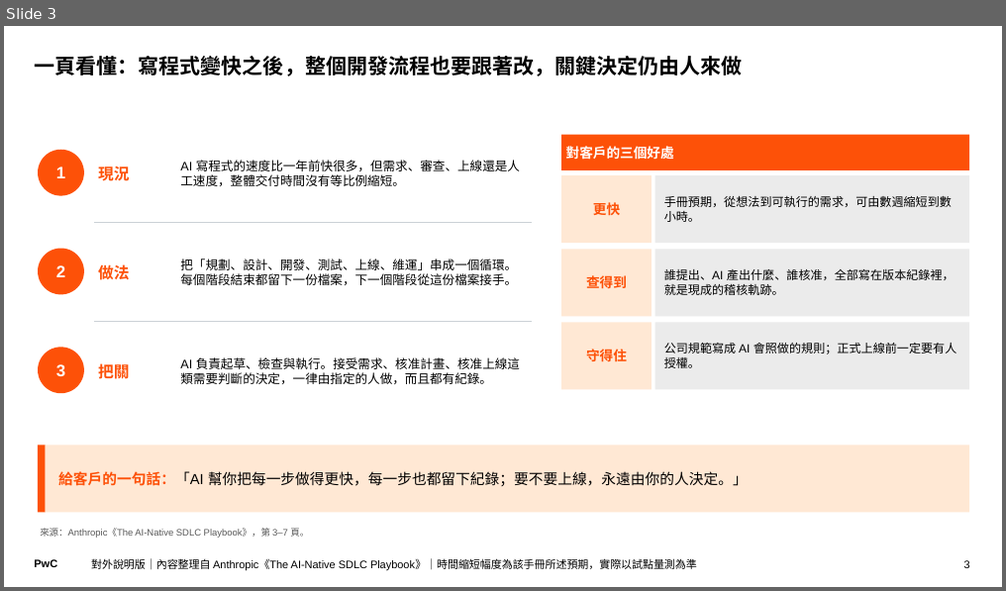
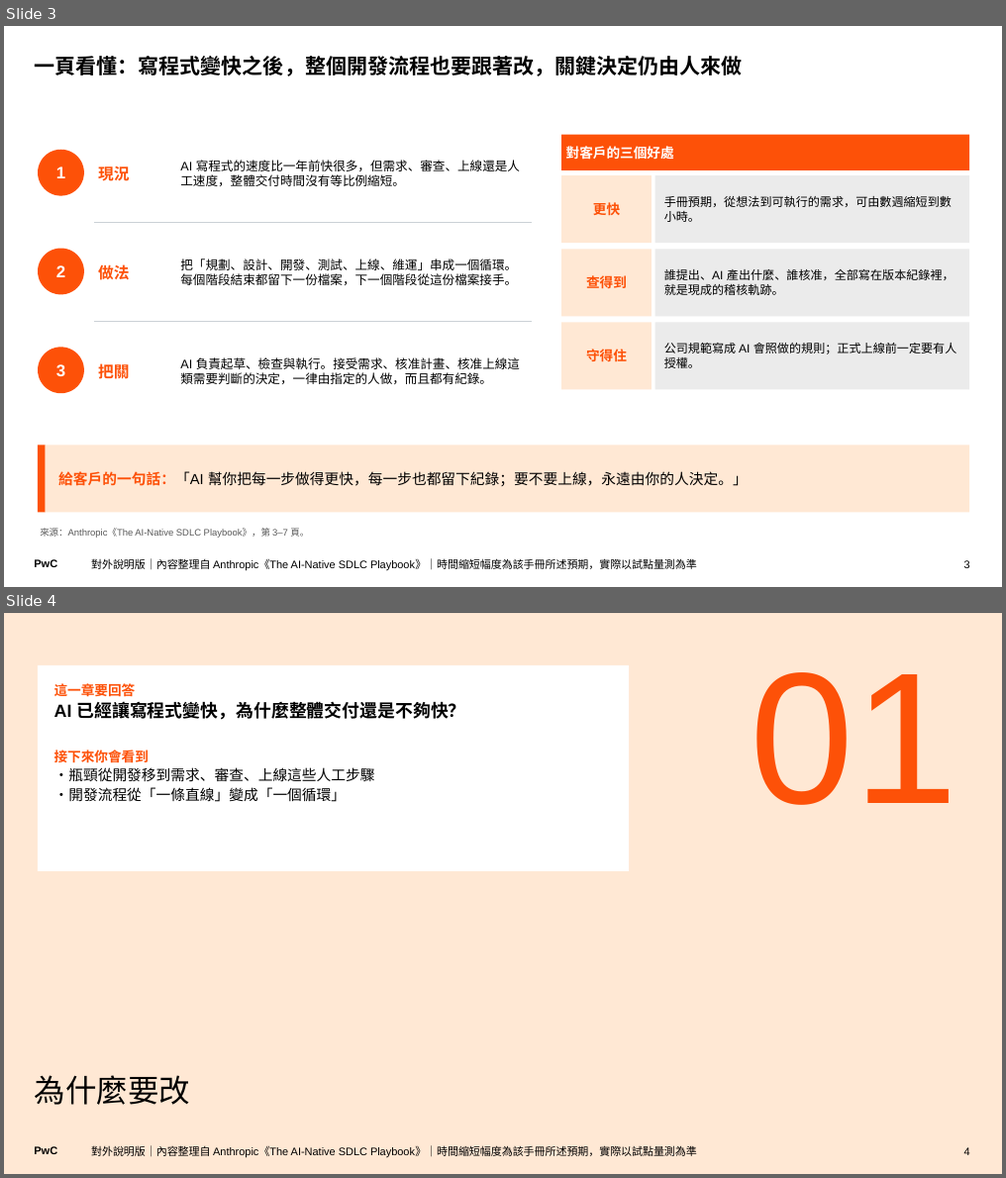
Before and after one commit to Robshao/PwC_FSC1, a slide deck: research/ai-native-sdlc/AI原生SDLC_白話說明.pptx. Shown one above the other, each under a label of ours: slide 3 before the commit, slides 3 and 4 after it. The pictures are 1006x591 and 1006x1178 pixels, drawn with LibreOffice and Linux fonts; fonts in the diff are those of the drawing. Boxes give left, top, right and bottom in pixels: in the first picture for what was removed or moved away, otherwise in the second. Text is boxed around its words. In the diff, an @@ line names an element or a change of style, - is before the commit and + after.

```diff
--- a/research/ai-native-sdlc/AI原生SDLC_白話說明.pptx
+++ b/research/ai-native-sdlc/AI原生SDLC_白話說明.pptx
@@ slide 4 added at [4,613,1002,1174], background #FFE8D4; not listed: 1 template element that a slide beside it also shows @@
@@ rectangle added at [38,665,629,871], fill #FFFFFF, 14 pt, text #000000 @@
+這一章要回答
+AI 已經讓寫程式變快，為什麼整體交付還是不夠快？
+接下來你會看到
+・瓶頸從開發移到需求、審查、上線這些人工步驟
+・開發流程從「一條直線」變成「一個循環」
@@ text added at [750,672,958,805], 180 pt, text #FD5108 @@
+01
@@ title added at [35,1075,190,1105], 30 pt, text #000000 @@
+為什麼要改
@@ text added at [91,1146,697,1157], 10.5 pt, text #000000 @@
+對外說明版｜內容整理自 Anthropic《The AI-Native SDLC Playbook》｜時間縮短幅度為該手冊所述預期，實際以試點量測為準
@@ page number added at [964,1148,970,1156], 10.5 pt, text #000000 @@
+4
```
Also in this commit, not shown: 1 slide changed, 6 other slides added, 7 other files.
